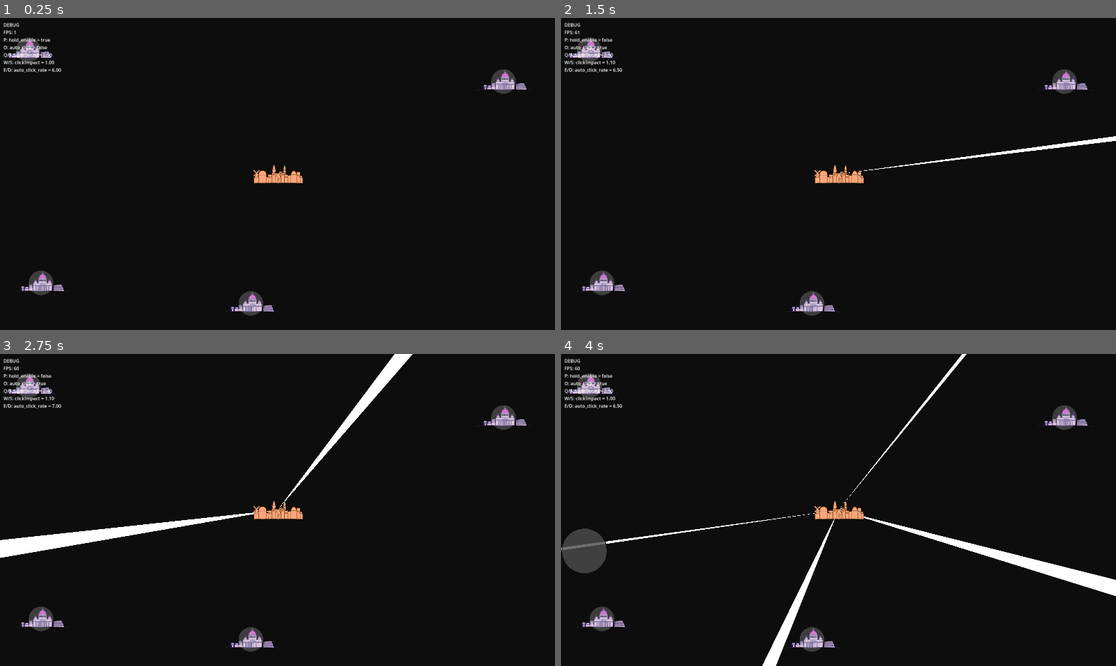
Above: before the commit, frames 1-4 (two rows, left to right).
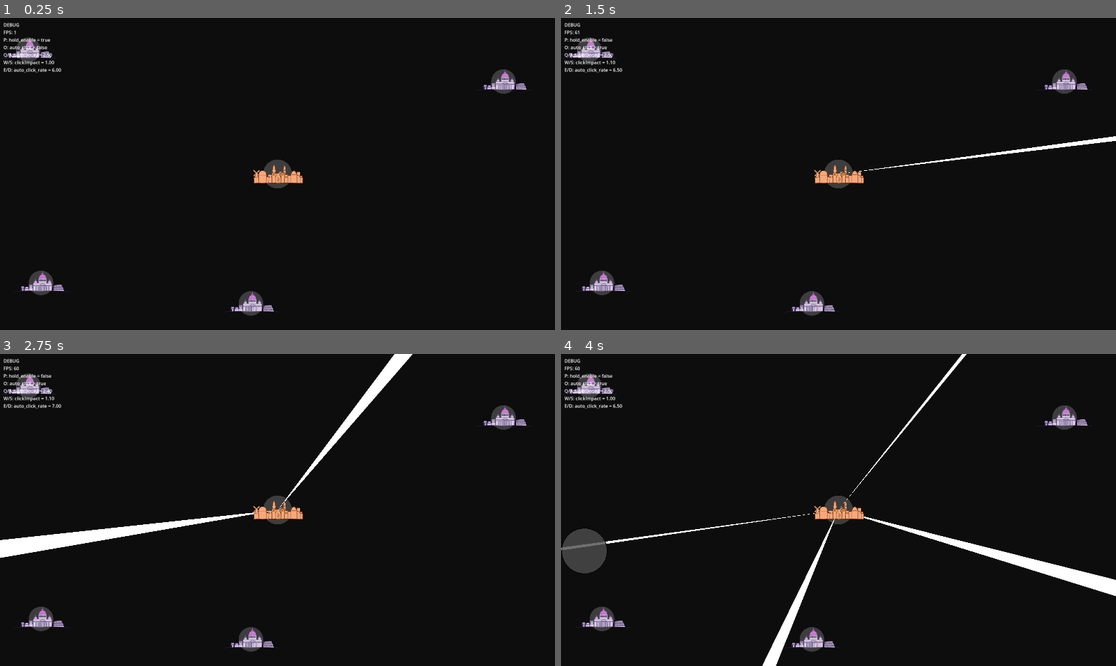
Above: after the commit, the same moments.

Repository: amirblum/OrHaolam-JLM2025
Game: Godot game, scene res://scenes/main/Main.tscn
The game is run twice, just before and just after one commit, with the same random seed, the same clock (stepped at 60 frames per second) and the same inputs.
Inputs (mouse positions are in pixels of both pictures, inside the frame that each line leads up to):
- Up to frame 1 (0.25 s): no input
- Up to frame 2 (1.5 s): tap Enter at 0.5 s; move the mouse to (960, 158) at 0.52 s; hold D 0.53-1.28 s; tap P at 0.6 s; click (960, 158) at 0.67 s; tap Space at 0.77 s; move the mouse to (727, 189) at 1.27 s; hold S from 1.28 s (still down); tap O at 1.35 s
- Up to frame 3 (2.75 s): tap Space at 1.52 s; move the mouse to (333, 441) at 2.02 s; release S at 2.03 s; hold D from 2.03 s (still down); tap Q at 2.1 s
- Up to frame 4 (4 s): move the mouse to (810, 572) at 2.77 s; release D at 2.78 s; hold W 2.78-3.53 s; tap E at 2.85 s; click (810, 572) at 2.92 s; tap Space at 3.02, 3.77 s; move the mouse to (1005, 556) at 3.52 s; hold A from 3.53 s (still down); tap T at 3.6 s

The runs differ from the first frame. In frame 1, 0.2% of the frame differs, in the area x 47-53%, y 45-55%; in frame 2, 0.2%; in frame 3, 0.2%; in frame 4, 0.2%.

Commit message:
Place Jerusalem in the center programatically

Diff:
--- a/scenes/main/Main.tscn
+++ b/scenes/main/Main.tscn
@@ -17,6 +17,10 @@
 auto_click_rate = 6.0
 
 [node name="Beams" type="Node2D" parent="Player"]
+
+[node name="Jerusalem" type="Sprite2D" parent="Player"]
+position = Vector2(960, 540)
+texture = ExtResource("4_gyg6b")
 
 [node name="Cities" type="Node2D" parent="."]
 
@@ -49,7 +53,3 @@
 min_spawn_radius = 50.0
 
 [node name="Persons" type="Node2D" parent="."]
-
-[node name="Jerusalem" type="Sprite2D" parent="."]
-position = Vector2(960, 540)
-texture = ExtResource("4_gyg6b")
--- a/scenes/player/Player.gd
+++ b/scenes/player/Player.gd
@@ -23,6 +23,9 @@
 # Layer/container for all active beam instances (cones)
 @onready var beams_layer: Node2D = get_node_or_null("Beams")
 
+# Reference to the Jerusalem sprite
+@onready var jerusalem: Sprite2D = get_node_or_null("Jerusalem")
+
 # Accessible memory: keep references to currently-active beam instances.
 var beams: Array[Node2D] = []
 
@@ -36,6 +39,19 @@
 		beams_layer = Node2D.new()
 		beams_layer.name = "Beams"
 		add_child(beams_layer)
+
+	# Position Jerusalem sprite at the screen center (where beams originate)
+	if jerusalem != null:
+		var screen_center := get_viewport_rect().size / 2
+		jerusalem.position = to_local(screen_center)
+
+	queue_redraw()
+
+func _draw() -> void:
+	# Draw a circle at the screen center (where beams originate) with radius equal to player_radius
+	var screen_center := get_viewport_rect().size / 2
+	var local_center := to_local(screen_center)
+	draw_circle(local_center, player_radius, Color(1.0, 1.0, 1.0, 0.2))
 
 func _process(delta: float) -> void:
 	# Single click is always available (handled in _input).
